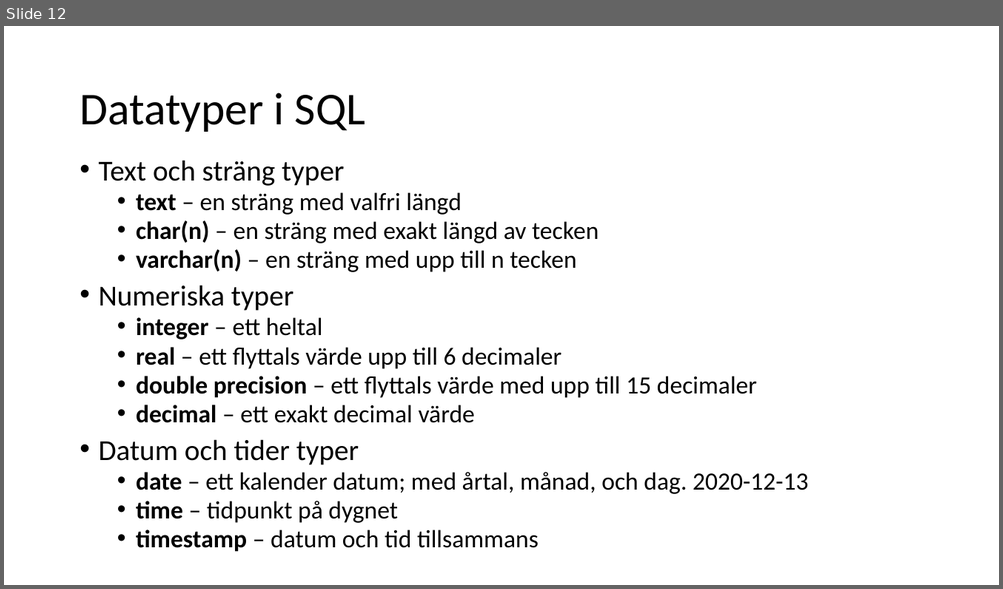
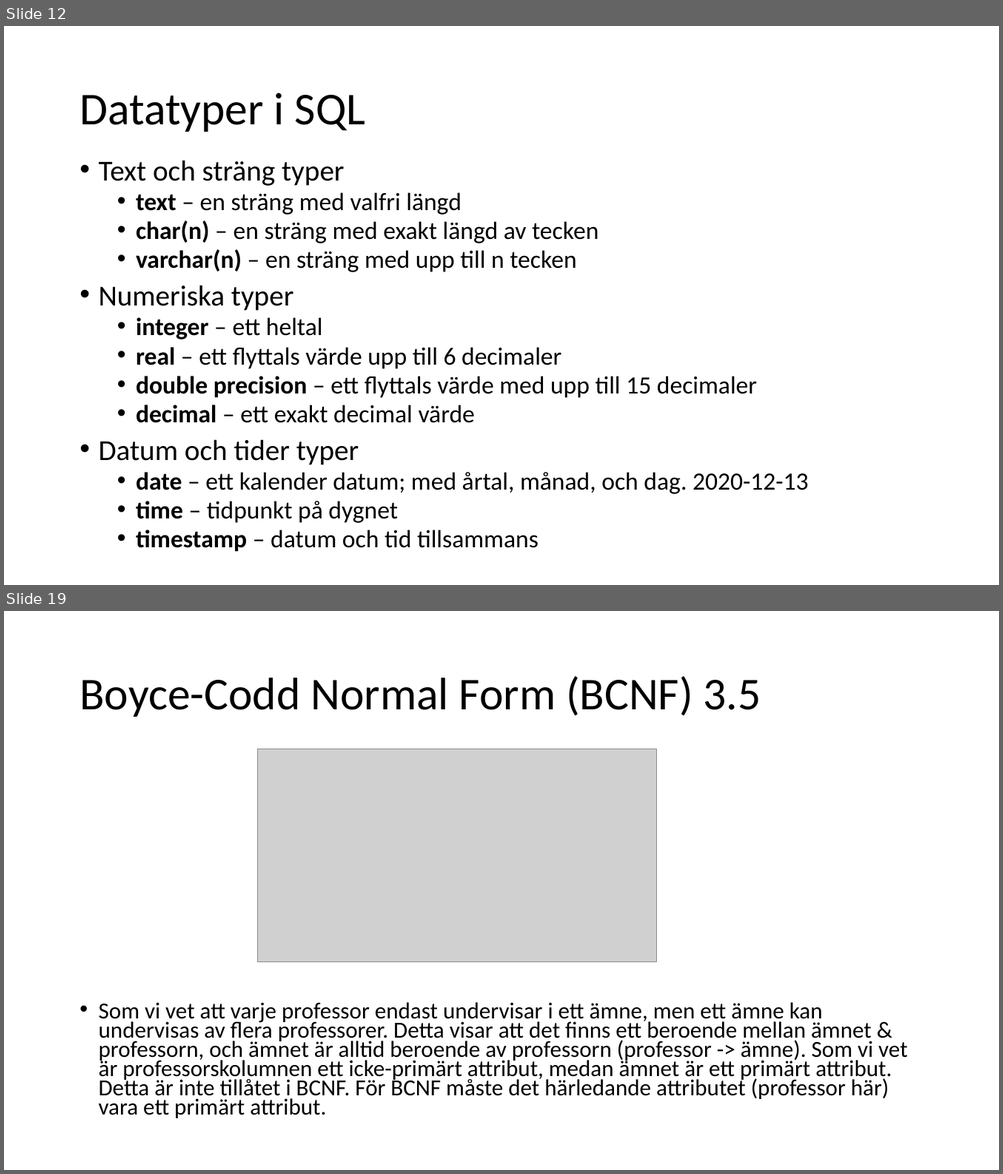
Before and after one commit to abbjetmus/FN-projekt, a slide deck: Relationsdatabaser.pptx. Shown one above the other, each under a label of ours: slide 12 before the commit, slides 12 and 19 after it; the slides between them are not shown. The pictures are 1003x589 and 1003x1174 pixels, drawn with LibreOffice and Linux fonts; fonts in the diff are those of the drawing; grey boxes stand for pictures. Boxes give left, top, right and bottom in pixels: in the first picture for what was removed or moved away, otherwise in the second. Text is boxed around its words. In the diff, an @@ line names an element or a change of style, - is before the commit and + after.

```diff
--- a/Relationsdatabaser.pptx
+++ b/Relationsdatabaser.pptx
@@ slide 19 added at (x1=4, y1=611, x2=999, y2=1170), background #FFFFFF @@
@@ title added at (x1=79, y1=676, x2=761, y2=717), 44 pt, text #000000 @@
+Boyce-Codd Normal Form (BCNF) 3.5
@@ picture added at (x1=258, y1=749, x2=656, y2=963) @@
@@ text added at (x1=99, y1=1002, x2=907, y2=1119), 22.2 pt, text #000000 @@
+• Som vi vet att varje professor endast undervisar i ett ämne, men ett ämne kan undervisas av flera professorer. Detta visar att det finns ett beroende mellan ämnet & professorn, och ämnet är alltid beroende av professorn (professor -> ämne). Som vi vet är professorskolumnen ett icke-primärt attribut, medan ämnet är ett primärt attribut. Detta är inte tillåtet i BCNF. För BCNF måste det härledande attributet (professor här) vara ett primärt attribut.
```
Also in this commit, not shown: 4 slides changed, 3 other slides added.
